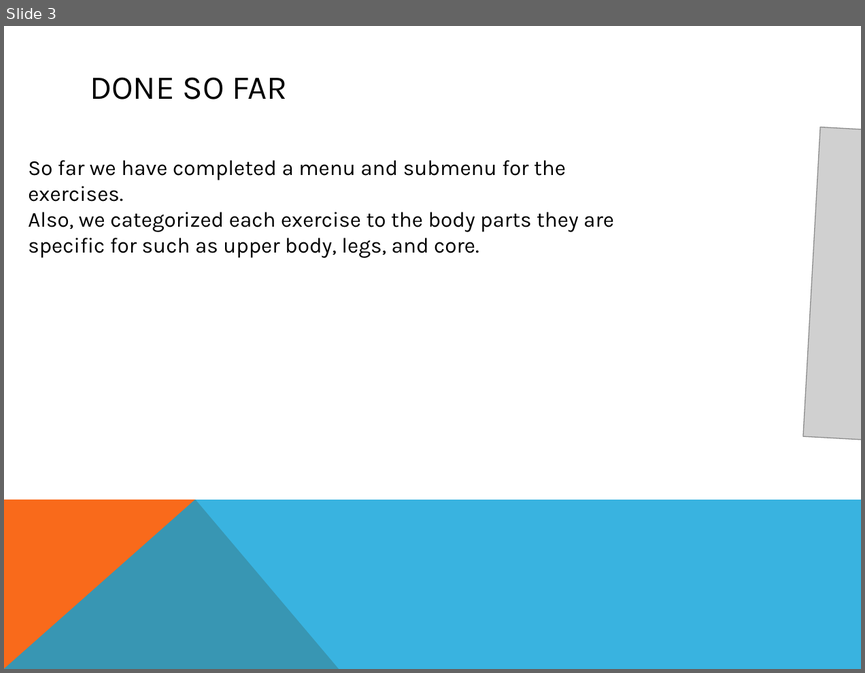
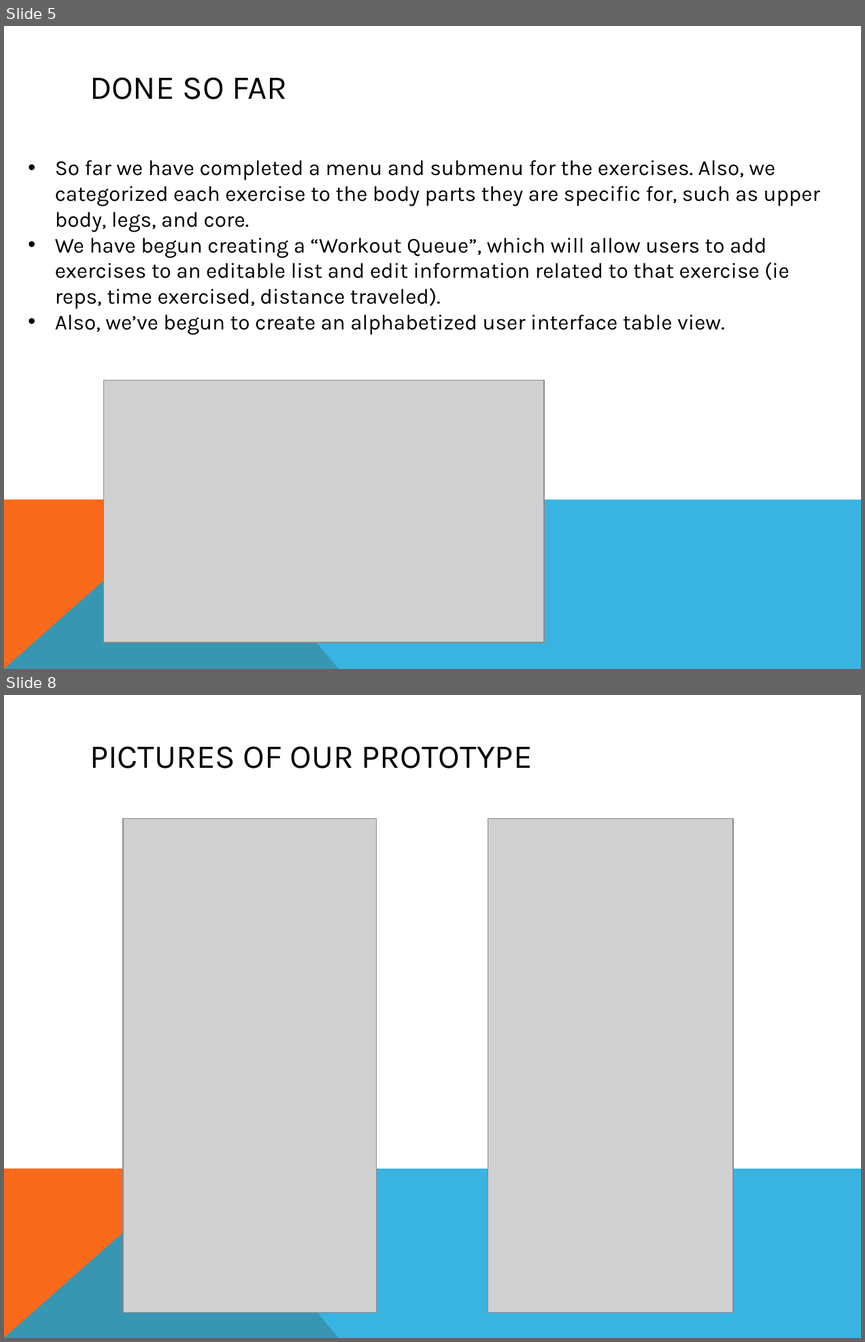
Before and after one commit to mea36/duca2012_group5, a slide deck: PrototypeDemoCurtis314.pptx. Shown one above the other, each under a label of ours: slide 3 before the commit, slides 5 and 8 after it; the slides between them are not shown. The pictures are 865x673 and 865x1342 pixels, drawn with LibreOffice and Linux fonts; fonts in the diff are those of the drawing; grey boxes stand for pictures. Boxes give left, top, right and bottom in pixels: in the first picture for what was removed or moved away, otherwise in the second. Text is boxed around its words. In the diff, an @@ line names an element or a change of style, - is before the commit and + after.

```diff
--- a/PrototypeDemoCurtis314.pptx
+++ b/PrototypeDemoCurtis314.pptx
@@ slide 8 added at (4, 695, 861, 1338), background #FFFFFF; not listed: 2 template elements that a slide beside it also shows @@
@@ title added at (90, 746, 532, 768), 28 pt, text #000000 @@
+PICTURES OF OUR PROTOTYPE
@@ picture added at (123, 818, 377, 1312) @@
@@ picture added at (488, 818, 733, 1312) @@
@@ what was slide 3 is now slide 5 @@
@@ slide 5 changed as well @@
@@ text at (55, 160, 820, 335): text changed @@
-So far we have completed a menu and submenu for the exercises.
-Also, we categorized each exercise to the body parts they are
-specific for such as upper body, legs, and core.
+• So far we have completed a menu and submenu for the exercises. Also, we categorized each exercise to the body parts they are specific for, such as upper body, legs, and core.
+• We have begun creating a “Workout Queue”, which will allow users to add exercises to an editable list and edit information related to that exercise (ie reps, time exercised, distance traveled).
+• Also, we’ve begun to create an alphabetized user interface table view.
@@ picture at (103, 380, 544, 642): rotation 3 to 0 degrees @@
```
Also in this commit, not shown: 4 other slides changed, 2 other slides added.
